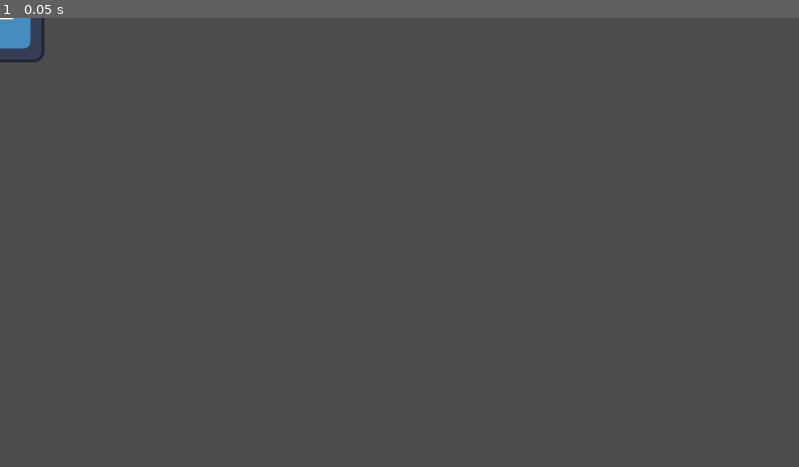
Above: before the commit, frame 1.
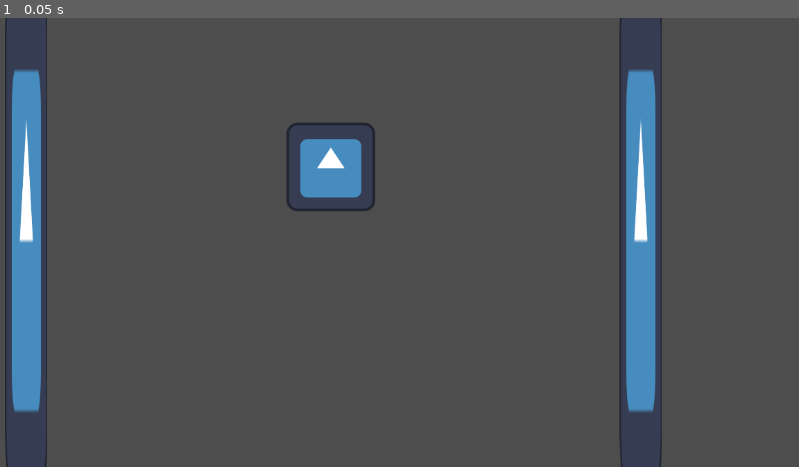
Above: after the commit, the same moment.

Repository: Logan2134/Pong-Godot
Game: Godot game, scene res://PongGame.tscn
Same seed, same stepped clock (60 frames per second), same inputs: the game is played once before the commit and once after it. Before the commit the project has no main scene; this scene is started directly in both runs. The engine's default icon, where the game draws it, is replaced by a stand-in: a white triangle on a blue panel in a dark square.
Inputs:
- Up to frame 1 (0.05 s): no input

The runs differ from the first frame. In frame 1, 8.2% of the frame differs, in the area x 0-83%, y 0-100%.

Commit message:
Added the paddles for the player and implemented the movement

Diff:
--- a/PongGame.tscn
+++ b/PongGame.tscn
@@ -1,19 +1,51 @@
-[gd_scene load_steps=5 format=3 uid="uid://ly1khloulgex"]
+[gd_scene load_steps=7 format=3 uid="uid://ly1khloulgex"]
 
 [ext_resource type="Script" path="res://Node2D.gd" id="1_vhpmr"]
 [ext_resource type="Texture2D" uid="uid://bw0t4klm0ej1j" path="res://icon.svg" id="2_hua4a"]
 [ext_resource type="Script" path="res://RigidBody2D.gd" id="3_ex6te"]
+[ext_resource type="Script" path="res://StaticBody2D.gd" id="4_tpoei"]
 
 [sub_resource type="CircleShape2D" id="CircleShape2D_ds2p1"]
+radius = 90.0222
+
+[sub_resource type="RectangleShape2D" id="RectangleShape2D_4frok"]
+size = Vector2(119.607, 126.631)
 
 [node name="PongGame" type="Node2D"]
 script = ExtResource("1_vhpmr")
 
 [node name="Circle" type="Sprite2D" parent="."]
+position = Vector2(477, 215)
 texture = ExtResource("2_hua4a")
 
 [node name="RigidBody2D" type="RigidBody2D" parent="Circle"]
 script = ExtResource("3_ex6te")
 
 [node name="CollisionShape2D" type="CollisionShape2D" parent="Circle/RigidBody2D"]
+position = Vector2(-2, 2)
 shape = SubResource("CircleShape2D_ds2p1")
+
+[node name="PlayerPaddle" type="Sprite2D" parent="."]
+position = Vector2(38, 310)
+scale = Vector2(0.476563, 5.84375)
+texture = ExtResource("2_hua4a")
+
+[node name="StaticBody2D" type="StaticBody2D" parent="PlayerPaddle"]
+script = ExtResource("4_tpoei")
+
+[node name="CollisionShape2D" type="CollisionShape2D" parent="PlayerPaddle/StaticBody2D"]
+position = Vector2(0, -0.171124)
+scale = Vector2(1, 1)
+shape = SubResource("RectangleShape2D_4frok")
+
+[node name="AIPaddle" type="Sprite2D" parent="."]
+position = Vector2(924, 310)
+scale = Vector2(0.476563, 5.84375)
+texture = ExtResource("2_hua4a")
+
+[node name="StaticBody2D" type="StaticBody2D" parent="AIPaddle"]
+
+[node name="CollisionShape2D" type="CollisionShape2D" parent="AIPaddle/StaticBody2D"]
+position = Vector2(0, -0.171124)
+scale = Vector2(1, 1)
+shape = SubResource("RectangleShape2D_4frok")
--- /dev/null
+++ b/StaticBody2D.gd
@@ -0,0 +1,13 @@
+extends StaticBody2D
+
+var speed = 400  # Paddle movement speed
+
+func _process(delta):
+	var input_direction = 0
+
+	if Input.is_action_pressed("ui_up"):
+		input_direction -= 1
+	if Input.is_action_pressed("ui_down"):
+		input_direction += 1
+
+	position.y += input_direction * speed * delta
--- a/project.godot
+++ b/project.godot
@@ -11,5 +11,6 @@
 [application]
 
 config/name="Pong"
+run/main_scene="res://PongGame.tscn"
 config/features=PackedStringArray("4.2", "Forward Plus")
 config/icon="res://icon.svg"
